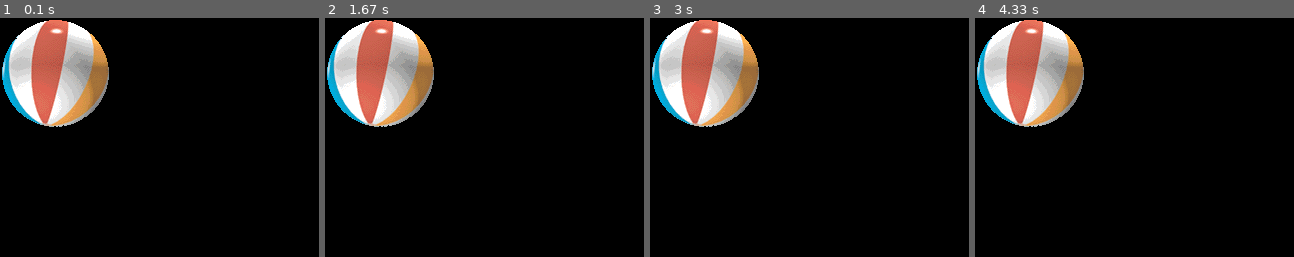
Above: before the commit, frames 1-4 (left to right).
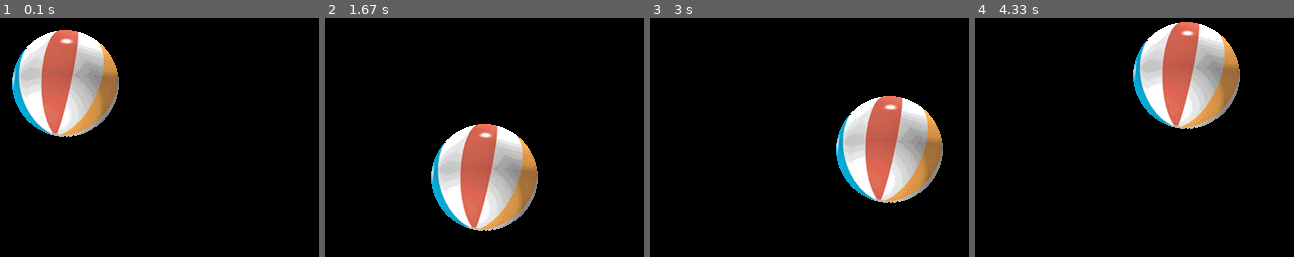
Above: after the commit, the same moments.

Repository: IAmJoosh/learning_pygame
Game: pygame game, started from bouncing_ball/bouncing_ball.py
Same seed, same stepped clock (60 frames per second), same inputs: the game is played once before the commit and once after it.
Inputs:
- Up to frame 1 (0.1 s): no input
- Up to frame 2 (1.67 s): no input
- Up to frame 3 (3 s): no input
- Up to frame 4 (4.33 s): no input

The runs differ from the first frame. In frame 1, 10% of the frame differs, in the area x 0-38%, y 0-50%; in frame 2, 23%, in the area x 0-67%, y 0-90%; in frame 3, 23%; in frame 4, 23%.

Commit message:
Changed speed of ball

Diff:
--- a/bouncing_ball/bouncing_ball.py
+++ b/bouncing_ball/bouncing_ball.py
@@ -6,7 +6,7 @@
 
 width, height = 320, 240
 size = width, height
-speed = [0.1, 0.1]
+speed = [1, 1]
 black = 0, 0, 0
 
 # Create window
